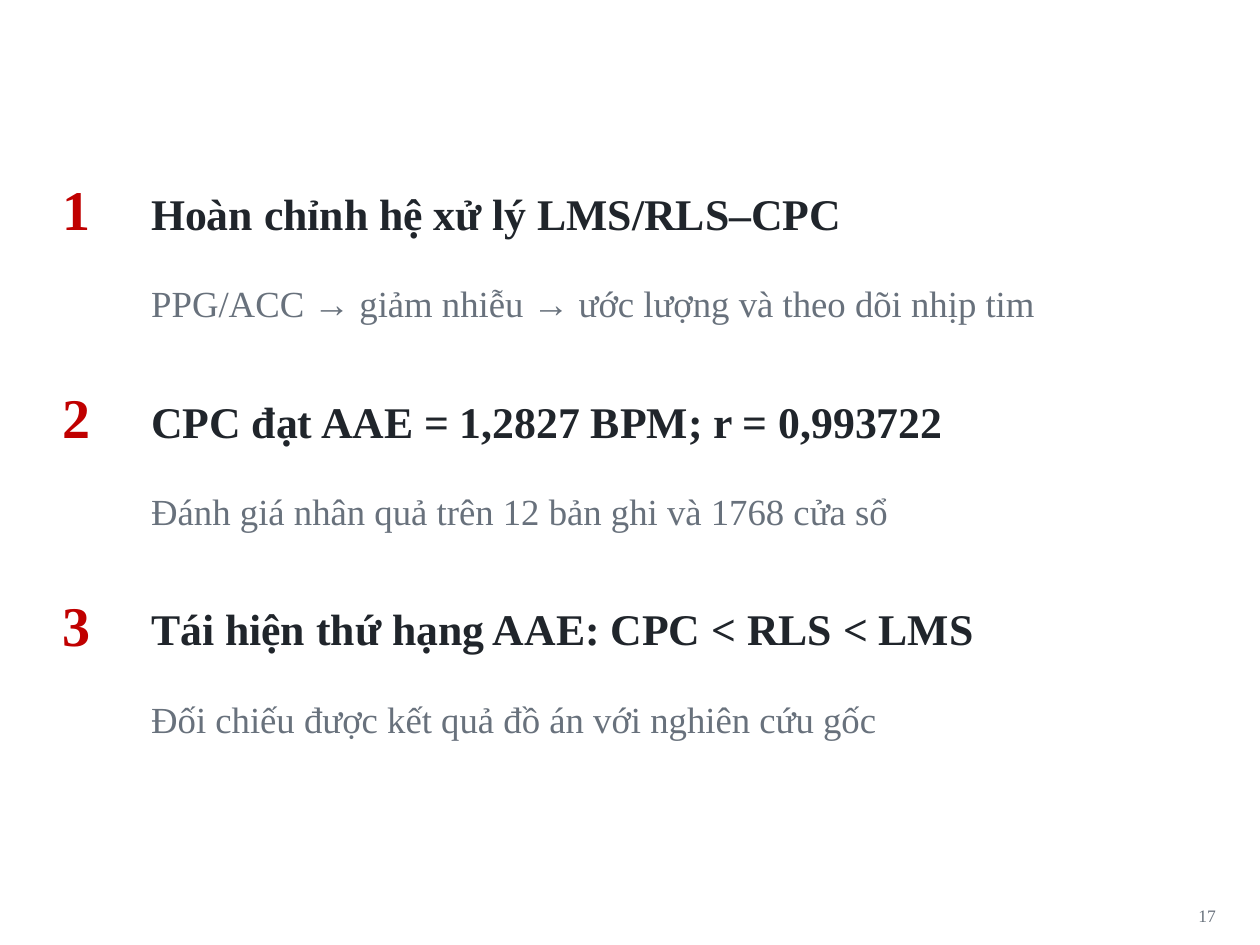
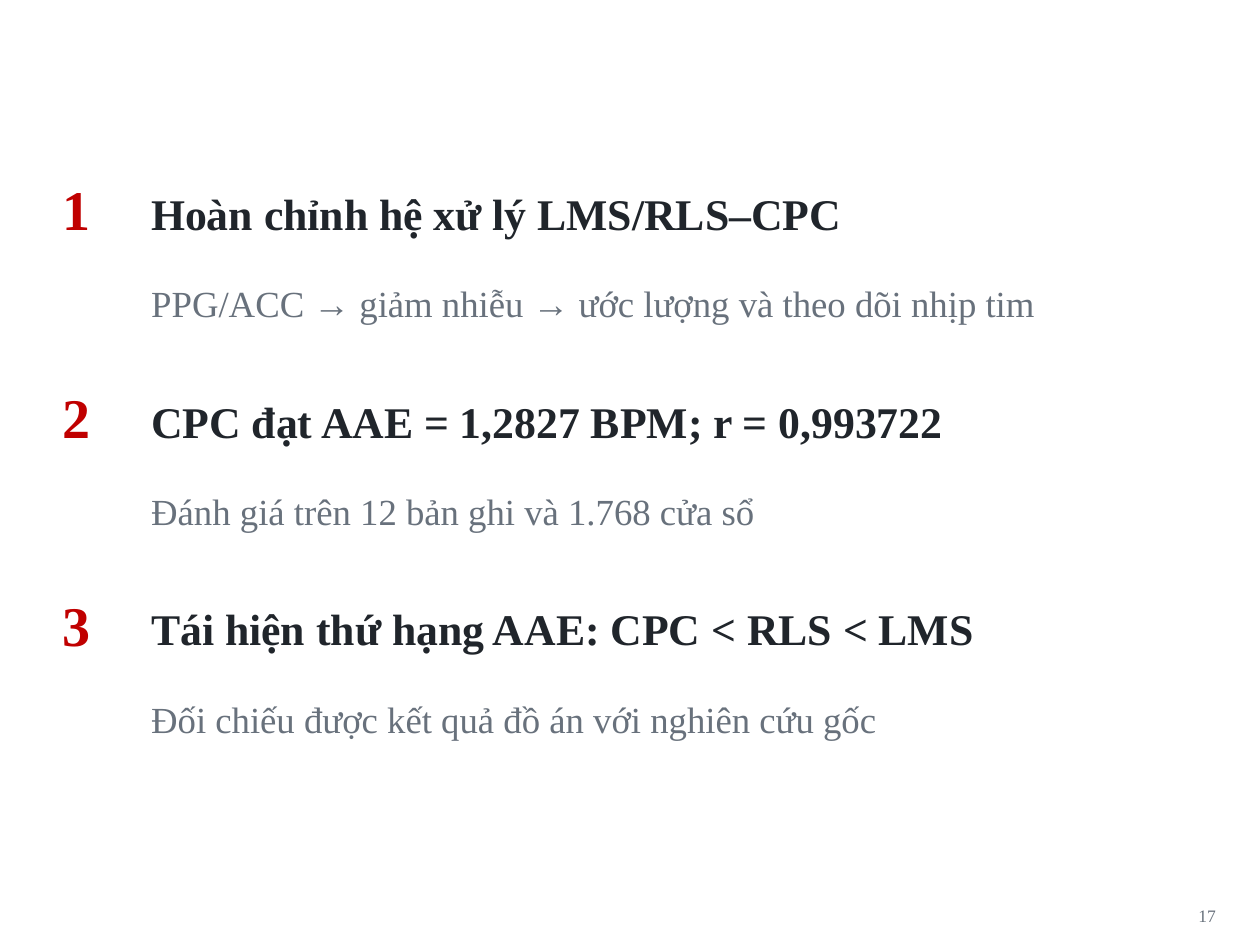
Before and after one commit to Vutu2003/ppg_adaptive_filter, a slide deck: slide 17 of reports/final/Bao_ve_mon_hoc_CPC_PPG_LMS_RLS.pptx. Drawn at 1260x945 pixels with LibreOffice and Linux fonts; fonts in the diff are those of the drawing; background and template pictures are left out. Boxes give left, top, right and bottom in pixels: in the first picture for what was removed or moved away, otherwise in the second. Text is boxed around its words. In the diff, an @@ line names an element or a change of style, - is before the commit and + after.

```diff
--- a/reports/final/Bao_ve_mon_hoc_CPC_PPG_LMS_RLS.pptx
+++ b/reports/final/Bao_ve_mon_hoc_CPC_PPG_LMS_RLS.pptx
@@ text at [151, 498, 755, 533]: text changed @@
-Đánh giá nhân quả trên 12 bản ghi và 1768 cửa sổ
+Đánh giá trên 12 bản ghi và 1.768 cửa sổ
```
Also in this commit, not shown: 11 other slides changed, 2 slides added, 2 slides removed, 6 other files.
